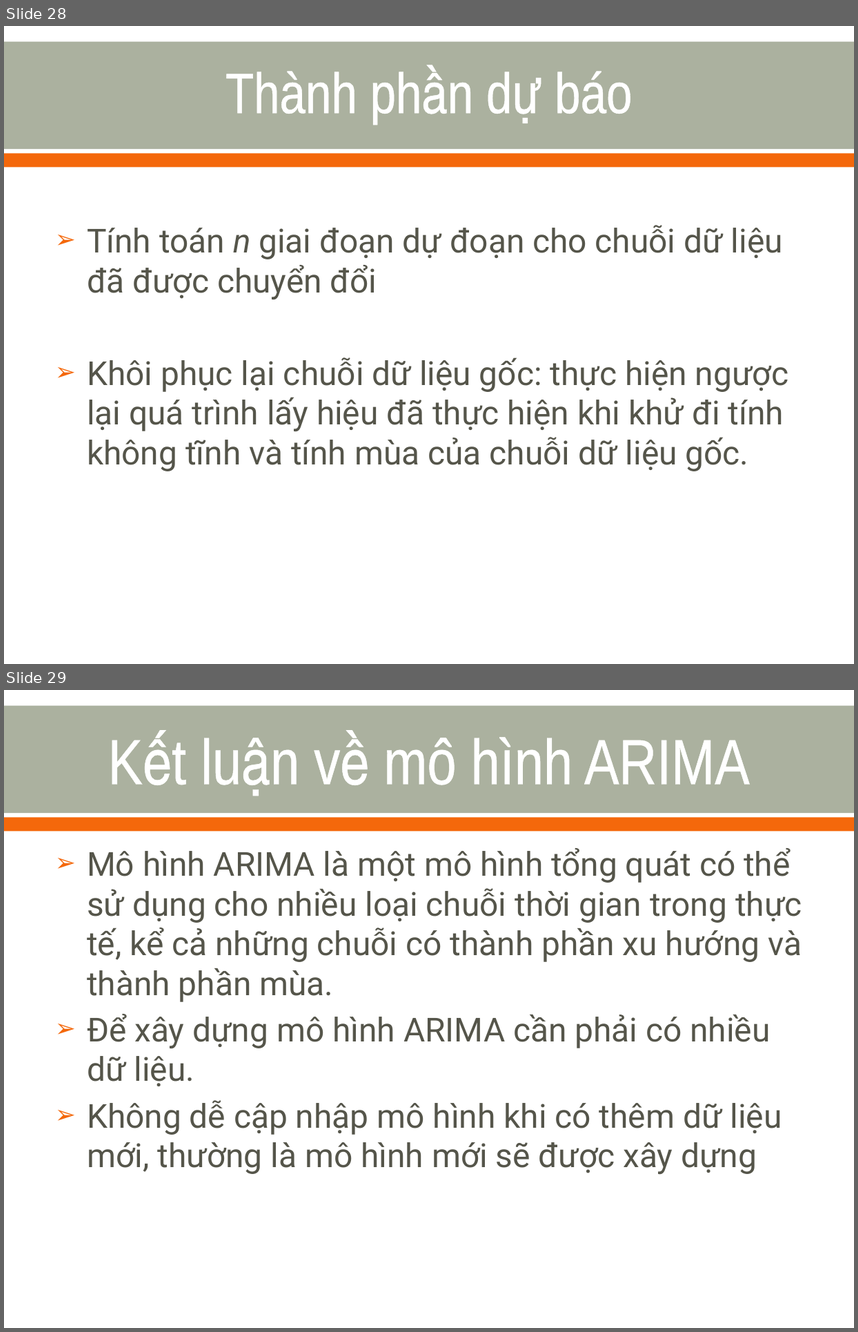
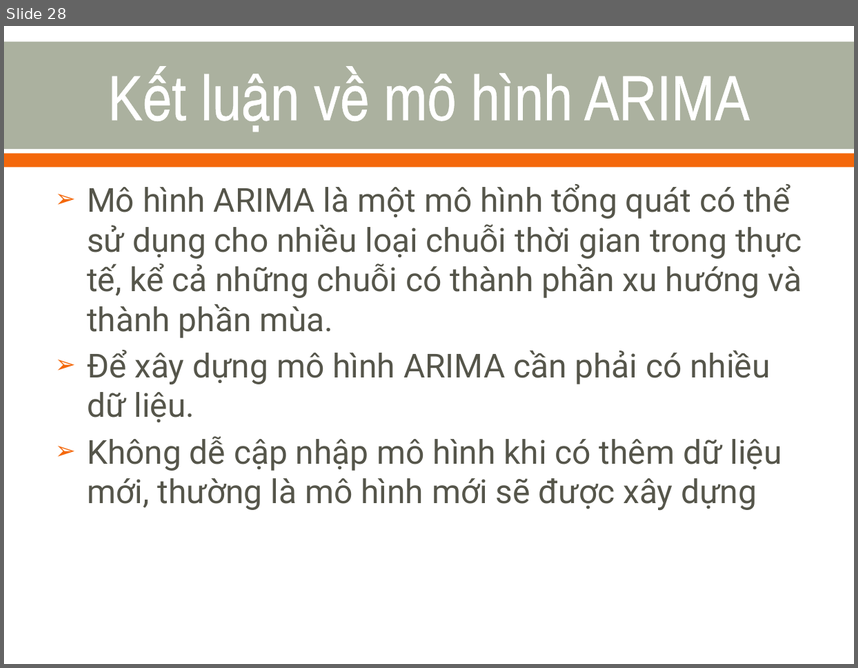
Before and after one commit to nvtthai/forecast-time-series, a slide deck: Report/Presentation.ppt. Shown one above the other, each under a label of ours: slides 28 and 29 before the commit, slide 28 after it. The pictures are 858x1332 and 858x668 pixels, drawn with LibreOffice and Linux fonts; fonts in the diff are those of the drawing. Boxes give left, top, right and bottom in pixels: in the first picture for what was removed or moved away, otherwise in the second. Text is boxed around its words. In the diff, an @@ line names an element or a change of style, - is before the commit and + after.

```diff
--- a/Report/Presentation.ppt
+++ b/Report/Presentation.ppt
@@ slide 28 removed at (4,26,854,664), background #FFFFFF; not listed: 2 template elements that a slide beside it also shows @@
@@ title removed at (225,71,632,114) @@
-    Thành phần dự báo
@@ text removed at (87,225,789,471) @@
-➢ Tính toán n giai đoạn dự đoạn cho chuỗi dữ liệu đã được chuyển đổi
-➢ Khôi phục lại chuỗi dữ liệu gốc: thực hiện ngược lại quá trình lấy hiệu đã thực hiện khi khử đi tính không tĩnh và tính mùa của chuỗi dữ liệu gốc.
@@ what was slide 29 is now slide 28 @@
```
Also in this commit, not shown: 10 slides changed, 2 slides added, 2 other slides removed.
